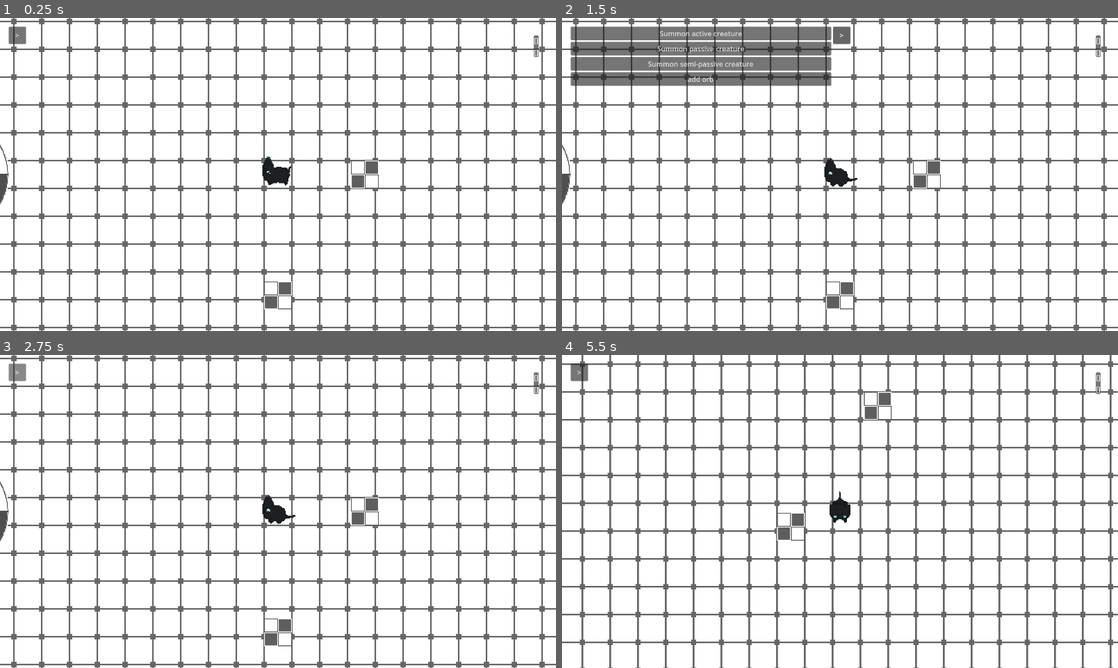
Above: before the commit, frames 1-4 (two rows, left to right).
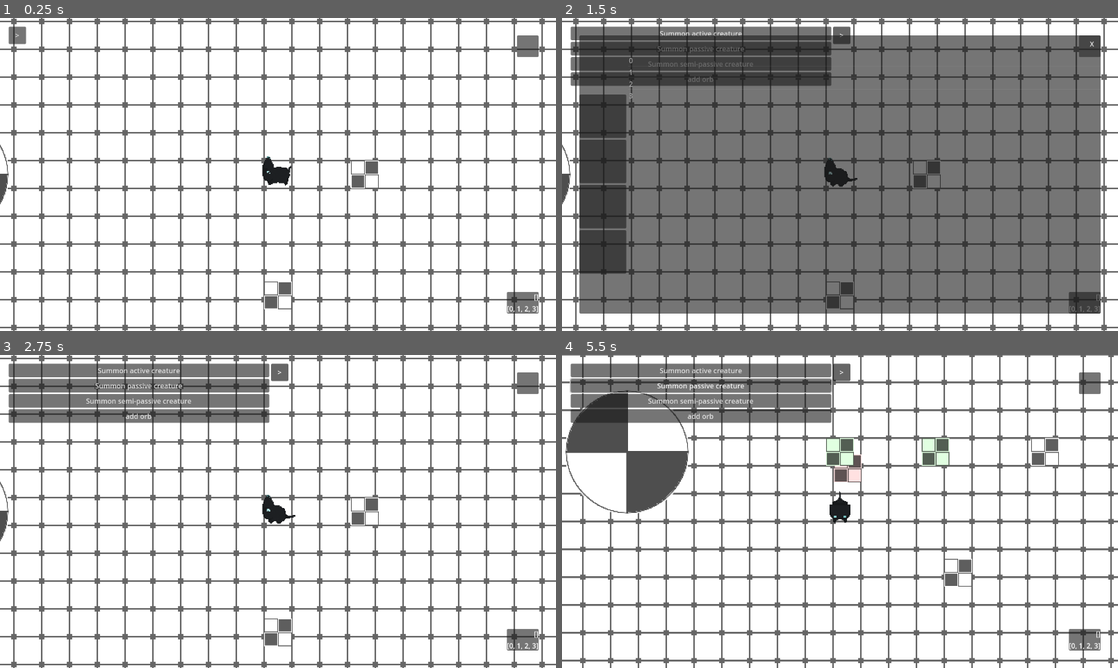
Above: after the commit, the same moments.

Repository: deerformera/neruka
Game: Godot game, scene res://worlds/world.tscn
The game is run twice, just before and just after one commit, with the same random seed, the same clock (stepped at 60 frames per second) and the same inputs.
Inputs (mouse positions are in pixels of both pictures, inside the frame that each line leads up to):
- Up to frame 1 (0.25 s): no input
- Up to frame 2 (1.5 s): click ">" at 0.5 s; click (1090, 46) at 1.27 s
- Up to frame 3 (2.75 s): click ">" (after the commit: "X") at 2 s
- Up to frame 4 (5.5 s): click (701, 370) at 2.75 s, where only the run after the commit has a clickable "Summon active creature"; click (701, 386) at 3.5 s, where only the run after the commit has a clickable "Summon passive creature"; move the mouse to (962, 495) at 4.27 s; hold D (n_right) 4.28-5.03 s; hold Space (n_attack) 4.28-5.03 s; move the mouse to (728, 527) at 5.02 s; hold S (n_down) from 5.03 s (still down); tap Shift (n_leap) at 5.1 s

The runs differ from the first frame. In frame 1, 0.6% of the frame differs, in the area x 91-97%, y 5-95%; in frame 2, 82%, in the area x 3-97%, y 5-95%; in frame 3, 8.9%; in frame 4, 31%.

Commit message:
add menu

Diff:
--- a/characters/cat/cat.tscn
+++ b/characters/cat/cat.tscn
@@ -1328,7 +1328,7 @@
 texture = ExtResource("1_y0c4x")
 hframes = 10
 vframes = 40
-frame = 72
+frame = 70
 
 [node name="AnimationPlayer" type="AnimationPlayer" parent="."]
 root_node = NodePath("../AnimationTree")
--- a/worlds/player.gd
+++ b/worlds/player.gd
@@ -1,16 +1,17 @@
 extends Node
 
-var perks: Array = []
+var perks: Array = [0, 1, 2, 3]
+var perks_equipped: Array = [-1, -1, -1, -1]
 var orbs: Array = []
 
-func orb_add(id):
+func orb_add(id: int):
 	for orb in orbs:
 		if orb[0] == id:
 			orb[1] += 1
 			return
 	orbs.append([id, 1])
 
-func orb_del(id, val) -> bool:
+func orb_del(id: int, val: int) -> bool:
 	for orb in orbs:
 		if orb[0] == id:
 			if orb[1] >= val:
@@ -19,11 +20,16 @@
 				return true
 	return false
 
-func perk_add(id):
+func perk_add(id: int):
 	if !perks.has(id):
 		perks.append(id)
 
-func buy(orb_id, orb_val, perk_id) -> bool:
+func perk_equip(id):
+	if perks_equipped.has(id):
+		return false
+	perks_equipped[perks_equipped.find(-1)] = id
+
+func buy(orb_id: int, orb_val: int, perk_id: int) -> bool:
 	for orb in orbs:
 		if orb[0] == orb_id:
 			if orb[1] >= orb_val && !perks.has(perk_id):
--- a/worlds/player.tscn
+++ b/worlds/player.tscn
@@ -26,6 +26,48 @@
 	$VB/Label0.text = str(Player.orbs)
 	$VB/Label1.text = str(Player.perks)
 "
+
+[sub_resource type="GDScript" id="GDScript_vhr30"]
+resource_name = "Menu"
+script/source = "extends Control
+
+func _ready():
+	var refresh_perk = func():
+		$PanelContainer/VB/HB/ItemList.clear()
+		for perk in Player.perks:
+			$PanelContainer/VB/HB/ItemList.add_item(str(perk))
+
+	var refresh_equipment = func():
+		for perk in Player.perks_equipped.size():
+			var btn = $PanelContainer/VB/HB/Equipment.get_node(str(perk))
+			if Player.perks_equipped[perk] == -1: btn.text = \"\"
+			else:
+				btn.text = str(Player.perks_equipped[perk])
+				btn.button_pressed = true
+
+	$PanelContainer/VB/Button.pressed.connect(func(): $PanelContainer.hide())
+	$Button.pressed.connect(func():
+		refresh_perk.call()
+		refresh_equipment.call()
+		$PanelContainer.show())
+
+	$PanelContainer/VB/HB/ItemList.item_activated.connect(func(index):
+		Player.perk_equip(int($PanelContainer/VB/HB/ItemList.get_item_text(index)))
+		refresh_equipment.call()
+	)
+
+	for child in $PanelContainer/VB/HB/Equipment.get_children():
+		child.toggled.connect(func(pressed):
+			if pressed:
+				if child.text == \"\": child.button_pressed = false
+			else:
+				var index = int(String(child.name))
+				Player.perks_equipped[index] = -1
+				refresh_equipment.call()
+			)
+"
+
+[sub_resource type="StyleBoxEmpty" id="StyleBoxEmpty_503hx"]
 
 [sub_resource type="GDScript" id="GDScript_vggsb"]
 resource_name = "Shop"
@@ -70,26 +112,105 @@
 [node name="Inventory" type="PanelContainer" parent="M"]
 layout_mode = 2
 size_flags_horizontal = 8
+size_flags_vertical = 8
+mouse_filter = 2
+script = SubResource("GDScript_pp2qt")
+
+[node name="VB" type="VBoxContainer" parent="M/Inventory"]
+layout_mode = 2
+
+[node name="Label0" type="Label" parent="M/Inventory/VB"]
+layout_mode = 2
+size_flags_horizontal = 8
 size_flags_vertical = 0
-mouse_filter = 2
-script = SubResource("GDScript_pp2qt")
-
-[node name="VB" type="VBoxContainer" parent="M/Inventory"]
-layout_mode = 2
-
-[node name="Label0" type="Label" parent="M/Inventory/VB"]
+
+[node name="Label1" type="Label" parent="M/Inventory/VB"]
 layout_mode = 2
 size_flags_horizontal = 8
 size_flags_vertical = 0
 
-[node name="Label1" type="Label" parent="M/Inventory/VB"]
-layout_mode = 2
-size_flags_horizontal = 8
-size_flags_vertical = 0
+[node name="Menu" type="Control" parent="M"]
+layout_mode = 2
+mouse_filter = 2
+script = SubResource("GDScript_vhr30")
+
+[node name="Button" type="Button" parent="M/Menu"]
+custom_minimum_size = Vector2(50, 50)
+layout_mode = 1
+anchors_preset = 1
+anchor_left = 1.0
+anchor_right = 1.0
+offset_left = -50.0
+offset_bottom = 50.0
+grow_horizontal = 0
+size_flags_horizontal = 10
+size_flags_vertical = 2
+focus_mode = 0
+
+[node name="PanelContainer" type="PanelContainer" parent="M/Menu"]
+visible = false
+layout_mode = 1
+anchors_preset = 15
+anchor_right = 1.0
+anchor_bottom = 1.0
+grow_horizontal = 2
+grow_vertical = 2
+
+[node name="VB" type="VBoxContainer" parent="M/Menu/PanelContainer"]
+layout_mode = 2
+
+[node name="Button" type="Button" parent="M/Menu/PanelContainer/VB"]
+custom_minimum_size = Vector2(40, 40)
+layout_mode = 2
+size_flags_horizontal = 8
+focus_mode = 0
+text = "X"
+flat = true
+
+[node name="HB" type="HBoxContainer" parent="M/Menu/PanelContainer/VB"]
+layout_mode = 2
+size_flags_vertical = 3
+
+[node name="Equipment" type="VBoxContainer" parent="M/Menu/PanelContainer/VB/HB"]
+layout_mode = 2
+size_flags_horizontal = 3
+size_flags_stretch_ratio = 0.1
+alignment = 1
+
+[node name="0" type="Button" parent="M/Menu/PanelContainer/VB/HB/Equipment"]
+custom_minimum_size = Vector2(0, 100)
+layout_mode = 2
+focus_mode = 0
+toggle_mode = true
+
+[node name="1" type="Button" parent="M/Menu/PanelContainer/VB/HB/Equipment"]
+custom_minimum_size = Vector2(0, 100)
+layout_mode = 2
+focus_mode = 0
+toggle_mode = true
+
+[node name="2" type="Button" parent="M/Menu/PanelContainer/VB/HB/Equipment"]
+custom_minimum_size = Vector2(0, 100)
+layout_mode = 2
+focus_mode = 0
+toggle_mode = true
+
+[node name="3" type="Button" parent="M/Menu/PanelContainer/VB/HB/Equipment"]
+custom_minimum_size = Vector2(0, 100)
+layout_mode = 2
+focus_mode = 0
+toggle_mode = true
+
+[node name="ItemList" type="ItemList" parent="M/Menu/PanelContainer/VB/HB"]
+layout_mode = 2
+size_flags_horizontal = 3
+focus_mode = 0
+theme_override_styles/panel = SubResource("StyleBoxEmpty_503hx")
 
 [node name="Shop" type="PanelContainer" parent="M"]
 visible = false
 layout_mode = 2
+mouse_filter = 2
 script = SubResource("GDScript_vggsb")
 
 [node name="VB" type="VBoxContainer" parent="M/Shop"]
Not shown: 1 places in worlds/player.tscn that only renumber resources
